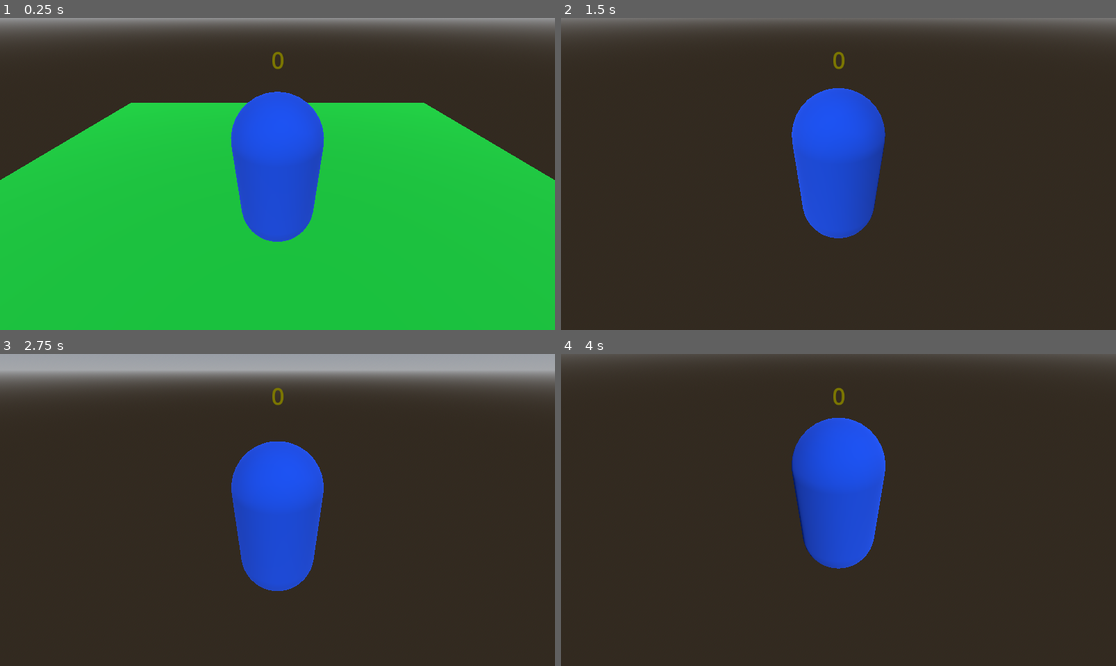
Above: before the commit, frames 1-4 (two rows, left to right).
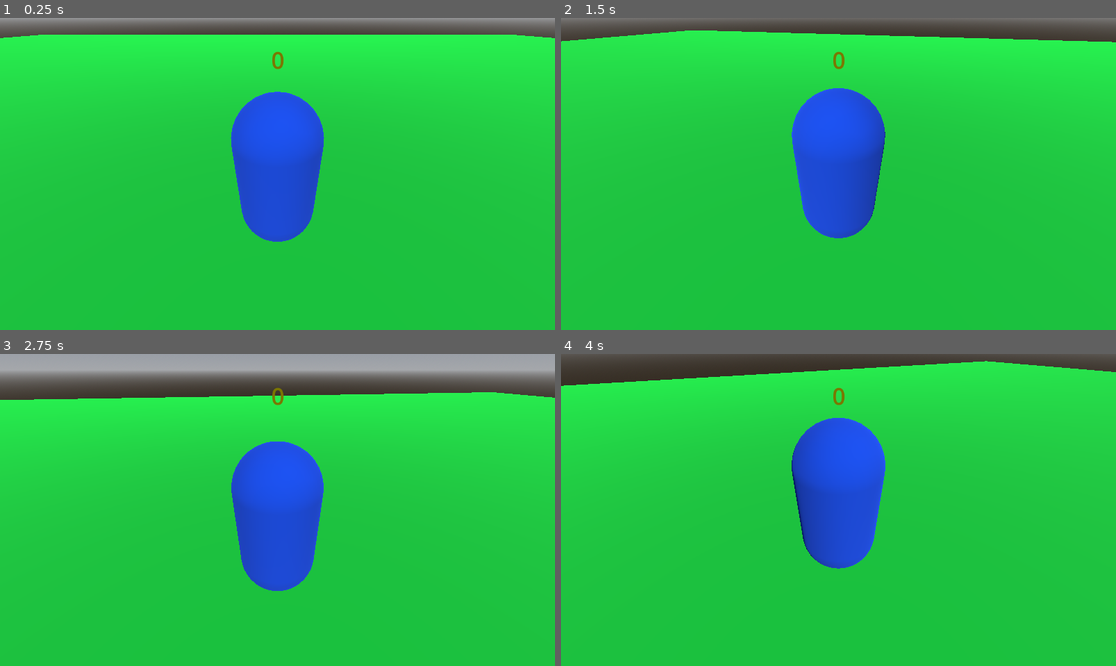
Above: after the commit, the same moments.

Repository: Razboinicul/Project-Cataract
Game: Godot game, scene res://Game.tscn
Two runs of this game, one before a commit and one after it. Both use one fixed random seed, a clock stepped at 60 frames per second and the inputs below.
Inputs (mouse positions are in pixels of both pictures, inside the frame that each line leads up to):
- Up to frame 1 (0.25 s): no input
- Up to frame 2 (1.5 s): tap Enter (ui_accept) at 0.5, 0.77, 0.8, 1.07, 1.35 s; move the mouse to (866, 174) at 0.52 s; hold W (forward) from 0.53 s (still down); tap Shift (charge, bound only after the commit) at 0.6 s; move the mouse to (810, 174) at 1.27 s
- Up to frame 3 (2.75 s): keep holding W (forward); tap Enter (ui_accept) at 1.52, 1.82, 2.3 s; tap Shift (charge, bound only after the commit) at 1.55, 2.1 s; move the mouse to (288, 503) at 2.02 s
- Up to frame 4 (4 s): keep holding W (forward); move the mouse to (832, 516) at 2.77 s; tap Shift (charge, bound only after the commit) at 2.85 s; tap Enter (ui_accept) at 3.02, 3.32, 3.6, 3.77 s; move the mouse to (877, 513) at 3.52 s

The runs differ from the first frame. In frame 1, 27% of the frame differs, in the area x 0-100%, y 5-52%; in frame 2, 88%; in frame 3, 80%; in frame 4, 88%, in the area x 0-100%, y 2-100%.

Commit message:
Spindash(kinda)

Diff:
--- a/Game.tscn
+++ b/Game.tscn
@@ -35,18 +35,37 @@
 script = ExtResource("1_0rta0")
 
 [node name="DirectionalLight3D" type="DirectionalLight3D" parent="."]
-transform = Transform3D(1, 0, 0, 0, 0.768284, 0.64011, 0, -0.64011, 0.768284, 0, 10.0818, 13.2707)
+transform = Transform3D(1, 0, 0, 0, 0.768284, 0.64011, 0, -0.64011, 0.768284, 0, 25.6885, 56.1535)
 
 [node name="WorldEnvironment" type="WorldEnvironment" parent="."]
 environment = SubResource("Environment_pdceb")
 
 [node name="Player" parent="." instance=ExtResource("1_lygw8")]
-transform = Transform3D(1, 0, 0, 0, 1, 0, 0, 0, 1, 0, 1.32837, 0)
+transform = Transform3D(1, 0, 0, 0, 1, 0, 0, 0, 1, 0, 4.37581, 0)
 
 [node name="Ring" parent="." instance=ExtResource("2_8adm0")]
-transform = Transform3D(0.5, 0, 0, 0, -2.18557e-08, -0.5, 0, 0.5, -2.18557e-08, 0, 1.23606, 3.7781)
+transform = Transform3D(0.5, 0, 0, 0, -2.18557e-08, -0.5, 0, 0.5, -2.18557e-08, 0, 4.91431, 3.7781)
+
+[node name="Ring2" parent="." instance=ExtResource("2_8adm0")]
+transform = Transform3D(0.5, 0, 0, 0, -2.18557e-08, -0.5, 0, 0.5, -2.18557e-08, 0, 4.91431, 5.6245)
+
+[node name="Ring3" parent="." instance=ExtResource("2_8adm0")]
+transform = Transform3D(0.5, 0, 0, 0, -2.18557e-08, -0.5, 0, 0.5, -2.18557e-08, 0, 4.91431, 7.56688)
+
+[node name="Ring4" parent="." instance=ExtResource("2_8adm0")]
+transform = Transform3D(0.5, 0, 0, 0, -2.18557e-08, -0.5, 0, 0.5, -2.18557e-08, 0, 4.91431, 9.30251)
+
+[node name="Ring5" parent="." instance=ExtResource("2_8adm0")]
+transform = Transform3D(0.5, 0, 0, 0, -2.18557e-08, -0.5, 0, 0.5, -2.18557e-08, 0, 4.91431, 11.3025)
+
+[node name="Ring6" parent="." instance=ExtResource("2_8adm0")]
+transform = Transform3D(0.5, 0, 0, 0, -2.18557e-08, -0.5, 0, 0.5, -2.18557e-08, -0.751225, 4.91431, 12.3736)
+
+[node name="Ring7" parent="." instance=ExtResource("2_8adm0")]
+transform = Transform3D(0.5, 0, 0, 0, -2.18557e-08, -0.5, 0, 0.5, -2.18557e-08, -2.08672, 4.91431, 13.354)
 
 [node name="Ground" type="StaticBody3D" parent="."]
+transform = Transform3D(10, 0, 0, 0, 10, 0, 0, 0, 10, 0, 0, 0)
 
 [node name="MeshInstance3D" type="MeshInstance3D" parent="Ground"]
 mesh = SubResource("BoxMesh_wj3yn")
--- a/Player/Player.gd
+++ b/Player/Player.gd
@@ -1,10 +1,12 @@
 extends CharacterBody3D
 @export var score = 0
+@export var charging = false
 
 const SPEED = 5.0
 const JUMP_VELOCITY = 4.5
 var mouse_sens = 0.3
 var camera_anglev = 0
+var charge_speed = 1
 var tracking_mouse = true
 
 # Get the gravity from the project settings to be synced with RigidBody nodes.
@@ -23,24 +25,48 @@
 
 
 func _physics_process(delta):
-	# Add the gravity.
-	if not is_on_floor():
-		velocity.y -= gravity * delta
+	if Input.is_action_just_pressed("charge"):
+		charging = true
+	if Input.is_action_just_released("charge"):
+		charging = false
+	if not charging:
+		$ChargingMI3D.visible = false
+		$ChargingCS3D.disabled = true
+		$NormalMI3D.visible = true
+		$NormalCS3D.disabled = false
+		# Add the gravity.
+		if not is_on_floor():
+			velocity.y -= gravity * delta
 
-	# Handle Jump.
-	if Input.is_action_just_pressed("ui_accept") and is_on_floor():
-		velocity.y = JUMP_VELOCITY
+		# Handle Jump.
+		if Input.is_action_just_pressed("ui_accept") and is_on_floor():
+			velocity.y = JUMP_VELOCITY
 
-	# Get the input direction and handle the movement/deceleration.
-	# As good practice, you should replace UI actions with custom gameplay actions.
-	var input_dir = Input.get_vector("left", "right", "forward", "backward")
-	var direction = (transform.basis * Vector3(input_dir.x, 0, input_dir.y)).normalized()
-	if direction:
-		velocity.x = direction.x * SPEED
-		velocity.z = direction.z * SPEED
+		# Get the input direction and handle the movement/deceleration.
+		# As good practice, you should replace UI actions with custom gameplay actions.
+		var input_dir = Input.get_vector("left", "right", "forward", "backward")
+		var direction = (transform.basis)
+		if charge_speed <= 1:
+			direction = ((transform.basis * Vector3(input_dir.x, 0, input_dir.y))).normalized()
+			if direction:
+				velocity.x = direction.x * SPEED
+				velocity.z = direction.z * SPEED
+			else:
+				velocity.x = move_toward(velocity.x, 0, SPEED)
+				velocity.z = move_toward(velocity.z, 0, SPEED)
+				charge_speed = 1
+		else:
+			velocity = -(transform.basis.x*charge_speed)
+			velocity = -(transform.basis.z*charge_speed)
+		if charge_speed > 1:
+			charge_speed = 1
 	else:
-		velocity.x = move_toward(velocity.x, 0, SPEED)
-		velocity.z = move_toward(velocity.z, 0, SPEED)
+		$ChargingMI3D.visible = true
+		$ChargingCS3D.disabled = false
+		$NormalMI3D.visible = false
+		$NormalCS3D.disabled = true
+		if charge_speed <= 500:
+			charge_speed *= 2.5
 
 	move_and_slide()
 
--- a/Player/Player.tscn
+++ b/Player/Player.tscn
@@ -3,10 +3,10 @@
 [ext_resource type="Script" path="res://Player/Player.gd" id="1_krm75"]
 [ext_resource type="Material" uid="uid://caotcbyvdabmq" path="res://Player/PlayerMaterial.tres" id="2_fdt5j"]
 
+[sub_resource type="CapsuleShape3D" id="CapsuleShape3D_ugx1k"]
+
 [sub_resource type="CapsuleMesh" id="CapsuleMesh_4y8eb"]
 material = ExtResource("2_fdt5j")
-
-[sub_resource type="CapsuleShape3D" id="CapsuleShape3D_ugx1k"]
 
 [sub_resource type="SphereMesh" id="SphereMesh_c20ba"]
 material = ExtResource("2_fdt5j")
@@ -16,23 +16,19 @@
 [node name="Player" type="CharacterBody3D"]
 script = ExtResource("1_krm75")
 
-[node name="Normal" type="CharacterBody3D" parent="."]
-
-[node name="MeshInstance3D" type="MeshInstance3D" parent="Normal"]
-mesh = SubResource("CapsuleMesh_4y8eb")
-skeleton = NodePath("../..")
-
-[node name="CollisionShape3D" type="CollisionShape3D" parent="Normal"]
+[node name="NormalCS3D" type="CollisionShape3D" parent="."]
 shape = SubResource("CapsuleShape3D_ugx1k")
 
-[node name="Charging" type="CharacterBody3D" parent="."]
+[node name="NormalMI3D" type="MeshInstance3D" parent="."]
+mesh = SubResource("CapsuleMesh_4y8eb")
+
+[node name="ChargingMI3D" type="MeshInstance3D" parent="."]
 transform = Transform3D(1, 0, 0, 0, 1, 0, 0, 0, 1, 0, -0.5, 0)
-visible = false
+mesh = SubResource("SphereMesh_c20ba")
+skeleton = NodePath("")
 
-[node name="MeshInstance3D" type="MeshInstance3D" parent="Charging"]
-mesh = SubResource("SphereMesh_c20ba")
-
-[node name="CollisionShape3D" type="CollisionShape3D" parent="Charging"]
+[node name="ChargingCS3D" type="CollisionShape3D" parent="."]
+transform = Transform3D(1, 0, 0, 0, 1, 0, 0, 0, 1, 0, -0.5, 0)
 shape = SubResource("SphereShape3D_mqar7")
 
 [node name="AreaNormal" type="Area3D" parent="."]
--- a/project.godot
+++ b/project.godot
@@ -46,3 +46,8 @@
 "events": [Object(InputEventKey,"resource_local_to_scene":false,"resource_name":"","device":-1,"window_id":0,"alt_pressed":false,"shift_pressed":false,"ctrl_pressed":false,"meta_pressed":false,"pressed":false,"keycode":0,"physical_keycode":68,"key_label":0,"unicode":100,"echo":false,"script":null)
 ]
 }
+charge={
+"deadzone": 0.5,
+"events": [Object(InputEventKey,"resource_local_to_scene":false,"resource_name":"","device":-1,"window_id":0,"alt_pressed":false,"shift_pressed":false,"ctrl_pressed":false,"meta_pressed":false,"pressed":false,"keycode":0,"physical_keycode":4194325,"key_label":0,"unicode":0,"echo":false,"script":null)
+]
+}
